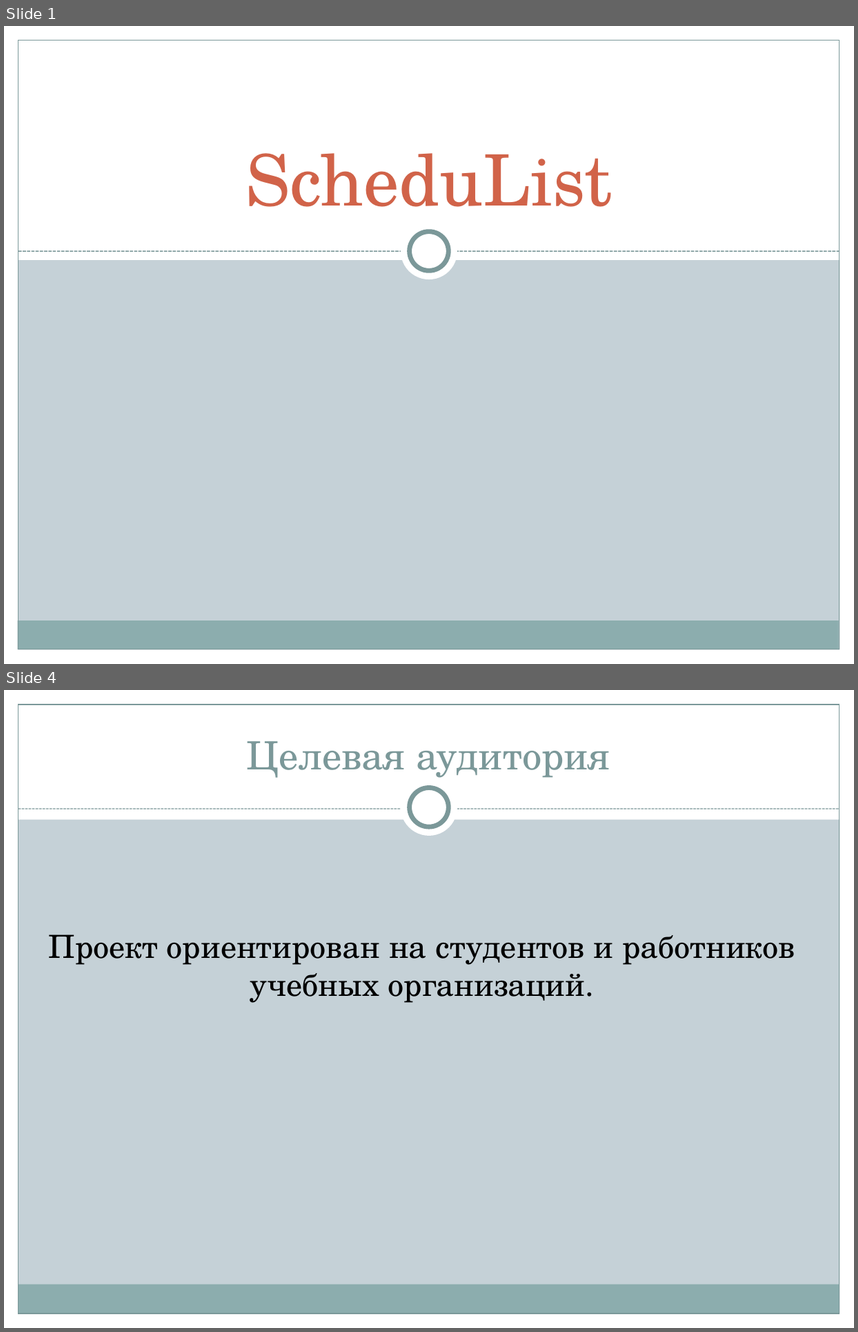
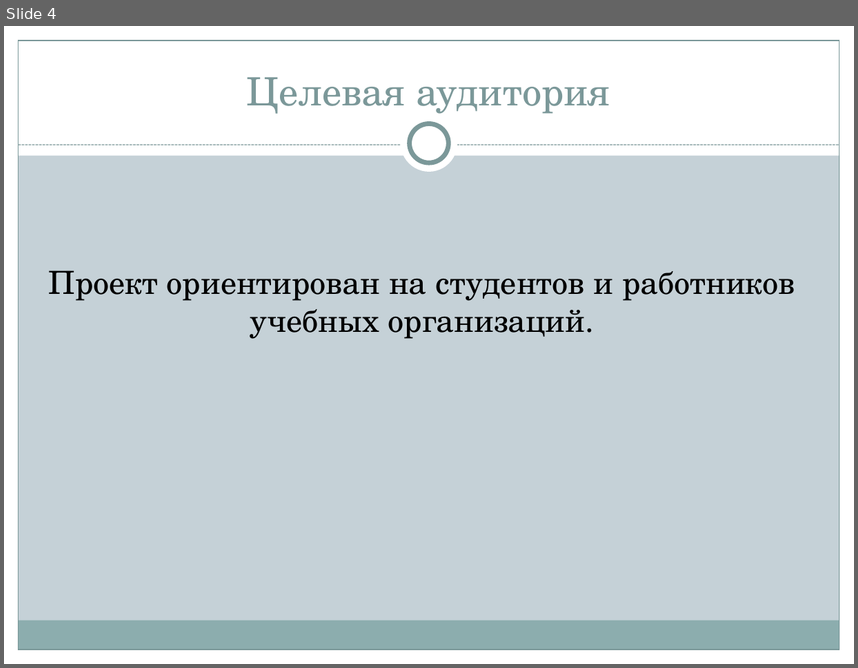
Before and after one commit to asyapfly/istu-lab-upp-2018-2019, a slide deck: Альмакеев_Романов_Касимов_ScheduList/Презентация проекта.pptx. Shown one above the other, each under a label of ours: slides 1 and 4 before the commit, slide 4 after it; the slides between them are not shown. The pictures are 858x1332 and 858x668 pixels, drawn with LibreOffice and Linux fonts; fonts in the diff are those of the drawing. Boxes give left, top, right and bottom in pixels: in the first picture for what was removed or moved away, otherwise in the second. Text is boxed around its words. In the diff, an @@ line names an element or a change of style, - is before the commit and + after.

Commit message:
[ScheduList] Fix first lab

```diff
--- a/Альмакеев_Романов_Касимов_ScheduList/Презентация проекта.pptx
+++ b/Альмакеев_Романов_Касимов_ScheduList/Презентация проекта.pptx
@@ slide 1 removed at [4,26,854,664], background #C5D1D7; not listed: 5 template elements that a slide beside it also shows @@
@@ rectangle removed at [4,26,854,260] @@
@@ title removed at [245,153,613,207] @@
-ScheduList
@@ ellipse removed at [401,223,458,279] @@
@@ ellipse removed at [410,232,448,271] @@
@@ line removed from (18, 251) to (840, 251) @@
```
Also in this commit, not shown: 1 slide changed, 3 slides added, 2 other slides removed, 1 other file.
